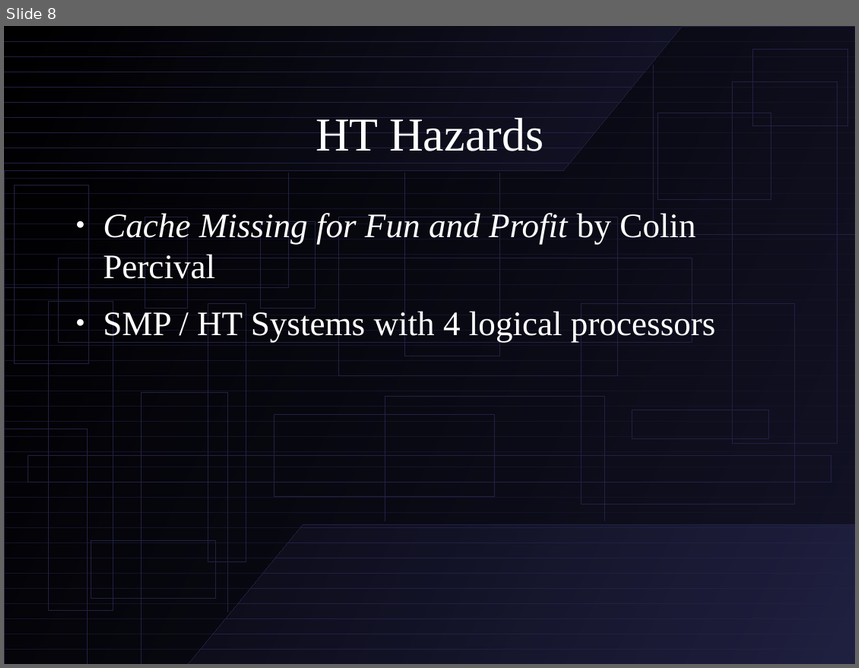
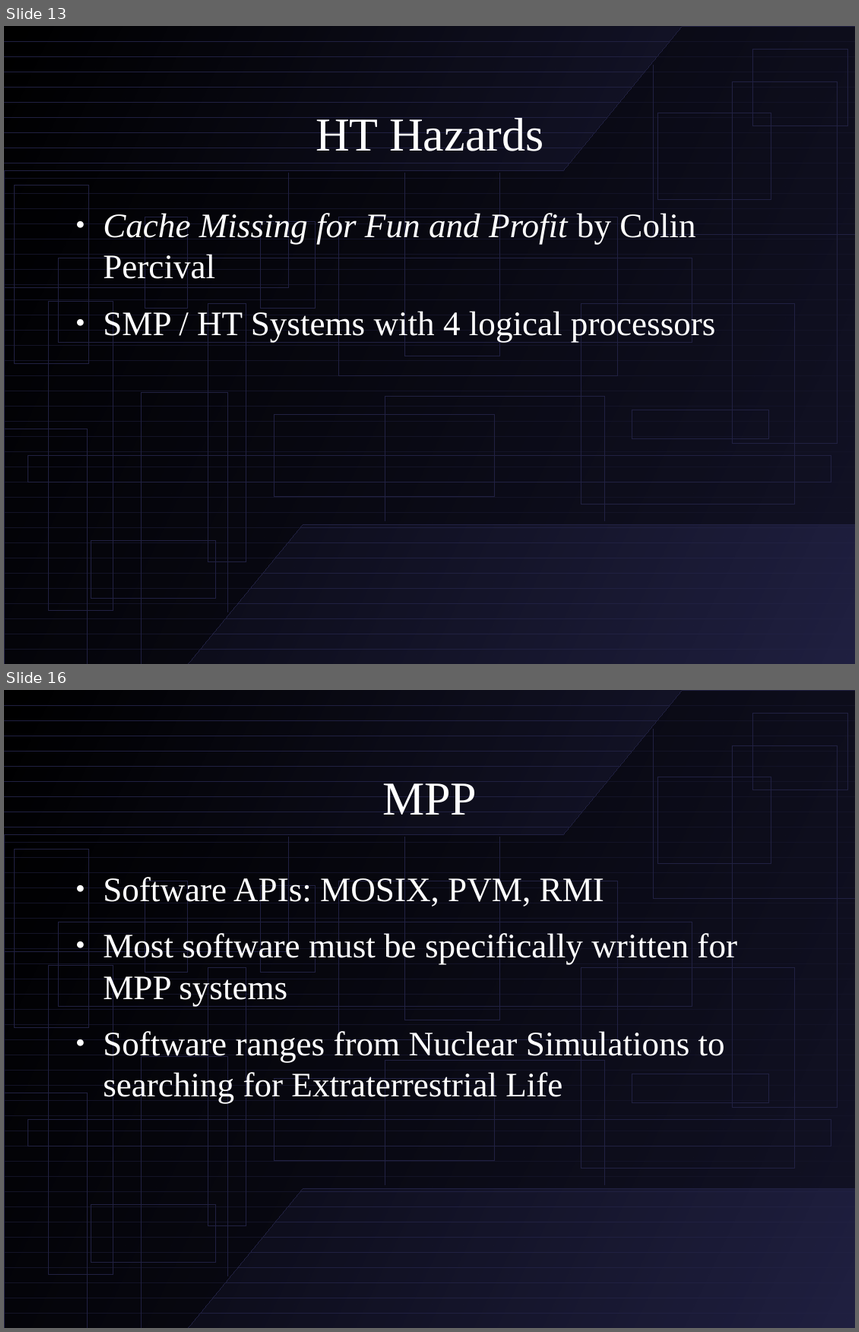
Before and after one commit to sumdog/assignments, a slide deck: cpsc-533/presentation.odp. Shown one above the other, each under a label of ours: slide 8 before the commit, slides 13 and 16 after it; the slides between them are not shown. The pictures are 859x668 and 859x1332 pixels, drawn with LibreOffice and Linux fonts; fonts in the diff are those of the drawing. Boxes give left, top, right and bottom in pixels: in the first picture for what was removed or moved away, otherwise in the second. Text is boxed around its words. In the diff, an @@ line names an element or a change of style, - is before the commit and + after.

```diff
--- a/cpsc-533/presentation.odp
+++ b/cpsc-533/presentation.odp
@@ slide 16 added at (4,690,855,1328), background #FFFFFF; not listed: 66 template elements that a slide beside it also shows @@
@@ title added at (382,783,477,815), 44 pt, text #FFFFFF @@
+MPP
@@ text added at (103,875,737,1103), 32 pt, text #FFFFFF @@
+● Software APIs: MOSIX, PVM, RMI
+● Most software must be specifically written for MPP systems
+● Software ranges from Nuclear Simulations to searching for Extraterrestrial Life
@@ what was slide 8 is now slide 13 @@
```
Also in this commit, not shown: 2 slides changed, 9 other slides added, 1 other file.
